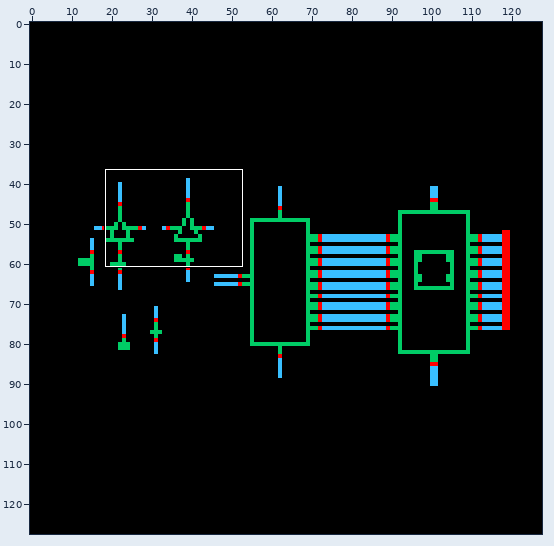
Sprite sheet -- 6T_SRAM_Array_Test_Circuit/schematic/thumbnail_128x128.png. Above: a wide view before the commit, with the close-up outlined.
Close-up. Earlier state:
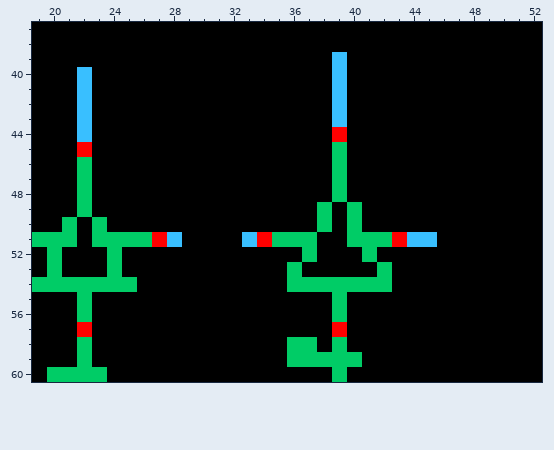
The file is 128x128 pixels. Shown: x 19..52, y 37..60.
After:
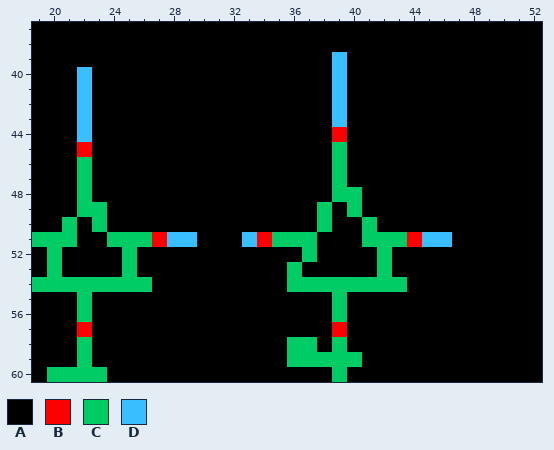
Palette (. is transparent): A #000000  B #ff0000  C #00cc66  D #39bfff
Diff:
Colour C becomes colour A in row 50 at x 40; in row 51 at x 23 and 40; in row 52 at x 24 and 41; in row 53 at x 24.
Colour D becomes colour B in row 51 at x 44.
Colour A becomes colour C in row 48 at x 40; in row 49 at x 23; in row 50 at x 41; in row 52 at x 25 and 42; in row 53 at x 25; in row 54 at x 26 and 43.
Colour B becomes colour C in row 51 at x 43.
Colour A becomes colour D in row 51 at x 29 and 46.
Pixel boxes of the changes (left, top, right, bottom) in both close-ups:
changed: (347, 187, 452, 292)
changed: (92, 202, 197, 292)
